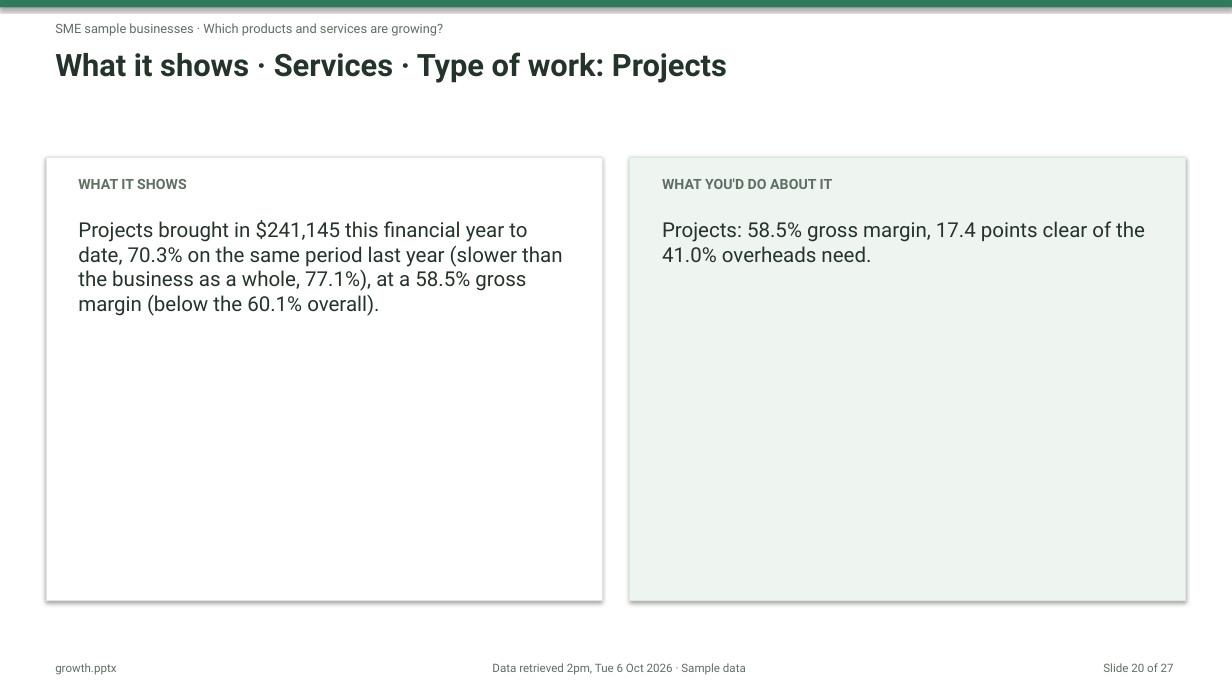
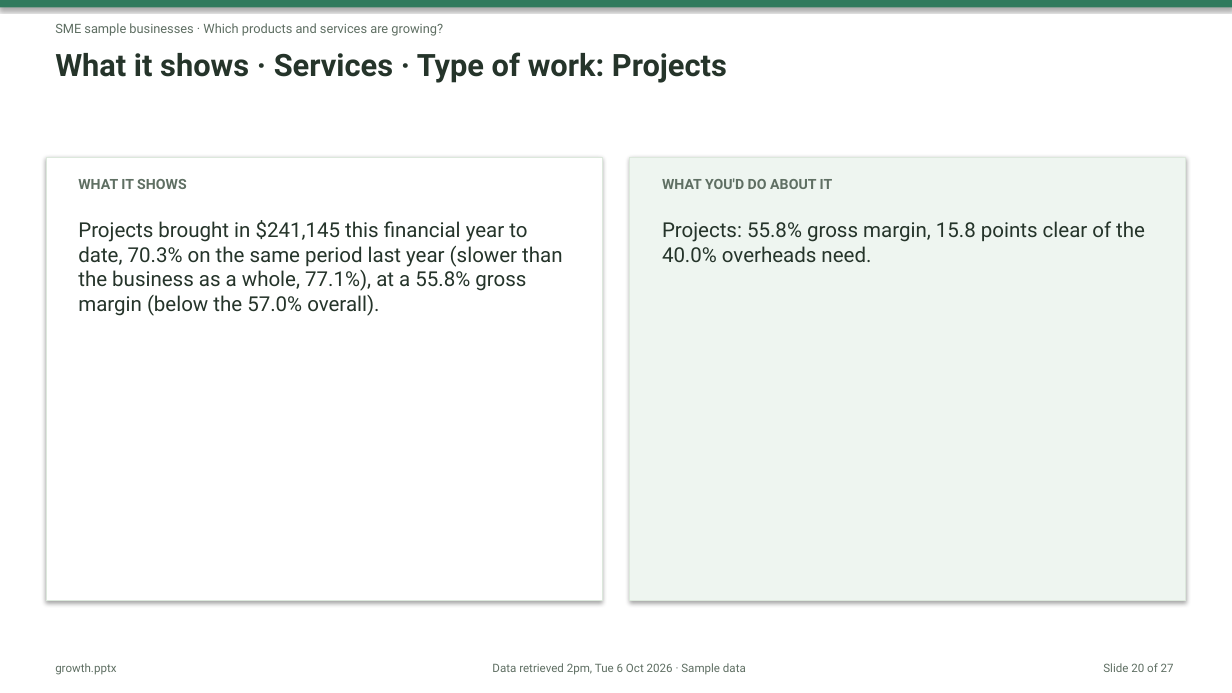
Before and after one commit to nnbooth/3sheets, a slide deck: slide 20 of media/exports/reports/2026-09/growth.pptx. Drawn at 1232x693 pixels with LibreOffice and Linux fonts; fonts in the diff are those of the drawing. Boxes give left, top, right and bottom in pixels: in the first picture for what was removed or moved away, otherwise in the second. Text is boxed around its words. In the diff, an @@ line names an element or a change of style, - is before the commit and + after.

```diff
--- a/media/exports/reports/2026-09/growth.pptx
+++ b/media/exports/reports/2026-09/growth.pptx
@@ text at (x1=78, y1=220, x2=562, y2=316): text changed @@
-Projects brought in $241,145 this financial year to date, 70.3% on the same period last year (slower than the business as a whole, 77.1%), at a 58.5% gross margin (below the 60.1% overall).
+Projects brought in $241,145 this financial year to date, 70.3% on the same period last year (slower than the business as a whole, 77.1%), at a 55.8% gross margin (below the 57.0% overall).
@@ text at (x1=662, y1=221, x2=1145, y2=262): text changed @@
-Projects: 58.5% gross margin, 17.4 points clear of the 41.0% overheads need.
+Projects: 55.8% gross margin, 15.8 points clear of the 40.0% overheads need.
```
Also in this commit, not shown: 10 other slides changed, 44 other files.
